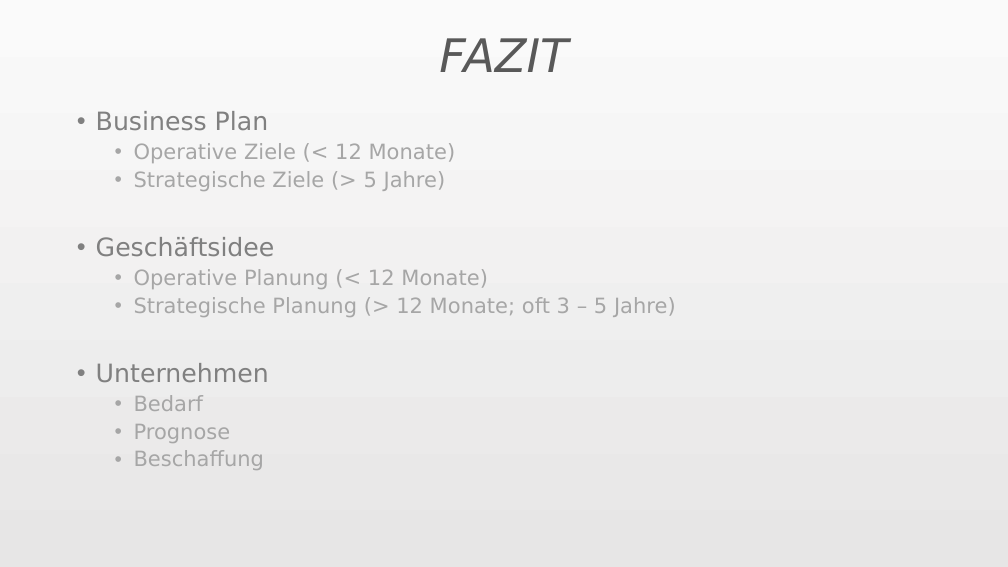
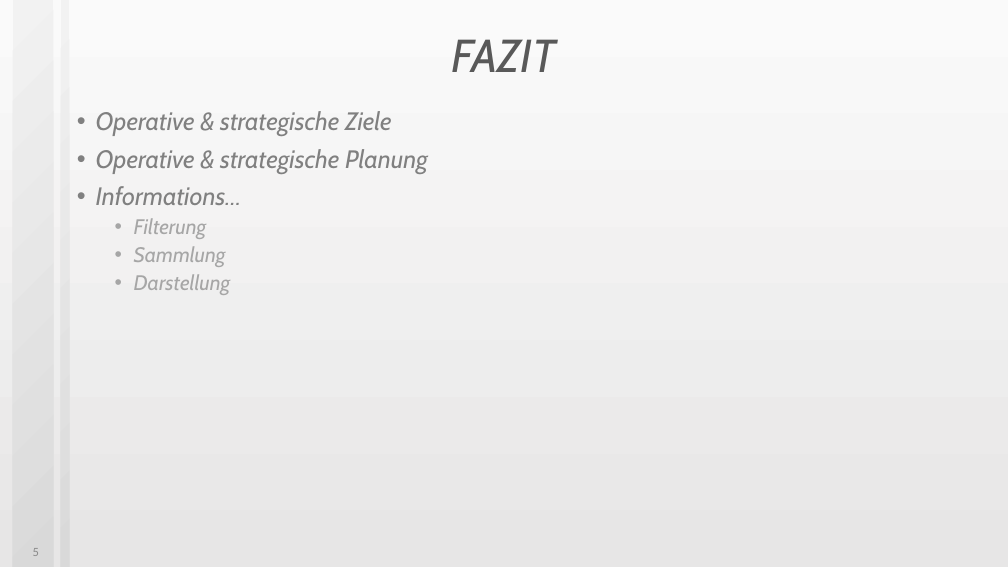
Before and after one commit to JMFootBallPlyr/Hard-drive-system-, a slide deck: slide 5 of APPR/UF/presents/Businessplan01.pptx (slide 4 before the commit). Drawn at 1008x567 pixels with LibreOffice and Linux fonts; fonts in the diff are those of the drawing. Boxes give left, top, right and bottom in pixels: in the first picture for what was removed or moved away, otherwise in the second. Text is boxed around its words. In the diff, an @@ line names an element or a change of style, - is before the commit and + after.

Commit message:
Updated presentation files.

```diff
--- a/APPR/UF/presents/Businessplan01.pptx
+++ b/APPR/UF/presents/Businessplan01.pptx
@@ rectangle added at (13, 0, 54, 567), fill gradient #D9D9D9 to #F2F2F2 @@
@@ title "FAZIT" at (451, 39, 557, 72): font DejaVu Sans to Cabin @@
@@ text at (96, 111, 428, 295): text changed; size 20 to 24 pt; font DejaVu Sans to Cabin; text colour #A6A6A6 to #808080; italic on @@
-• Business Plan
-  • Operative Ziele (< 12 Monate)
-  • Strategische Ziele (> 5 Jahre)
-• Geschäftsidee
-  • Operative Planung (< 12 Monate)
-  • Strategische Planung (> 12 Monate; oft 3 – 5 Jahre)
-• Unternehmen
-  • Bedarf
-  • Prognose
-  • Beschaffung
+• Operative & strategische Ziele
+• Operative & strategische Planung
+• Informations…
+  • Filterung
+  • Sammlung
+  • Darstellung
@@ page number added at (33, 548, 39, 556), 12 pt, text #8C8C8C @@
+5
```
Also in this commit, not shown: 3 other slides changed, 2 slides added, 1 slide removed, 4 other files.
